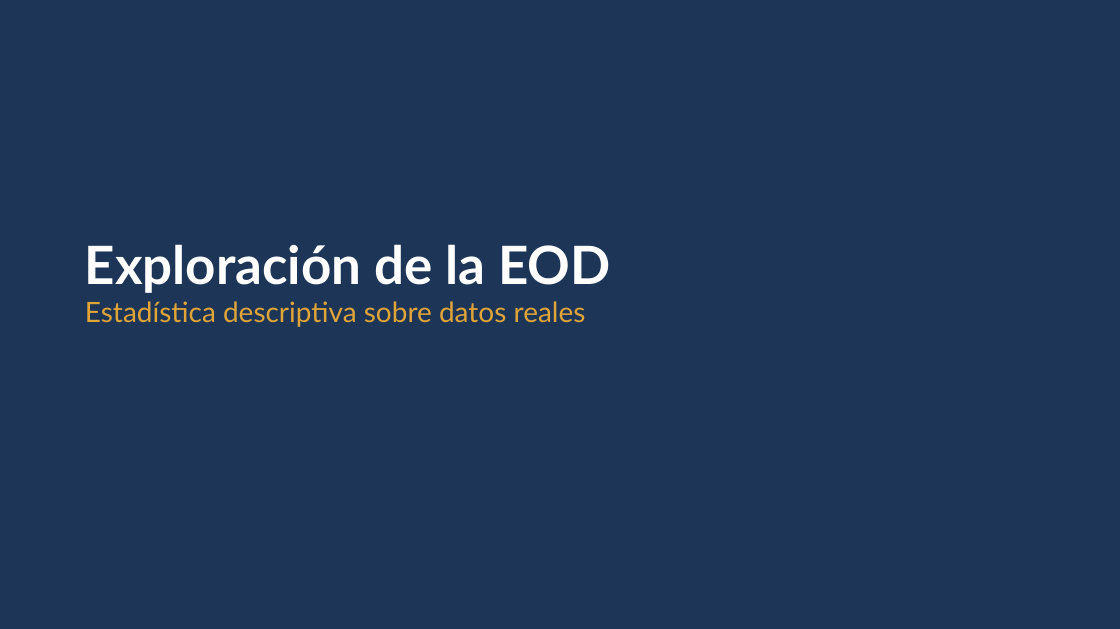
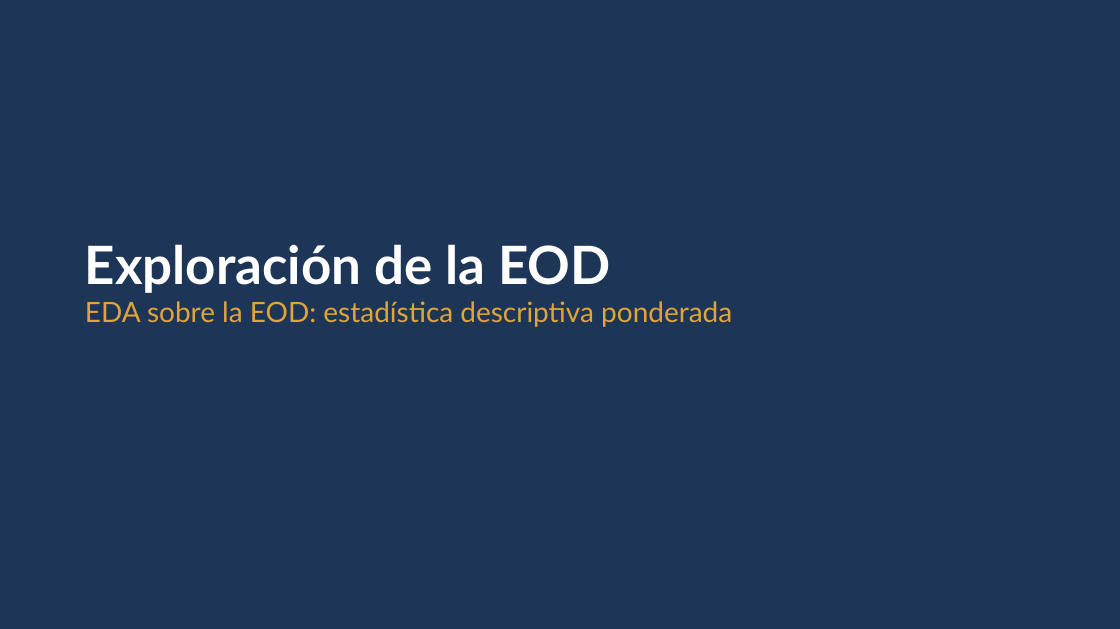
Before and after one commit to daniopitz/cienciadatos, a slide deck: slide 24 of presentaciones/clase02_pandas_eda.pptx. Drawn at 1120x629 pixels with LibreOffice and Linux fonts; fonts in the diff are those of the drawing. Boxes give left, top, right and bottom in pixels: in the first picture for what was removed or moved away, otherwise in the second. Text is boxed around its words. In the diff, an @@ line names an element or a change of style, - is before the commit and + after.

```diff
--- a/presentaciones/clase02_pandas_eda.pptx
+++ b/presentaciones/clase02_pandas_eda.pptx
@@ text at [85, 301, 732, 327]: text changed @@
-Estadística descriptiva sobre datos reales
+EDA sobre la EOD: estadística descriptiva ponderada
```
Also in this commit, not shown: 1 other slide changed, 1 other file.
